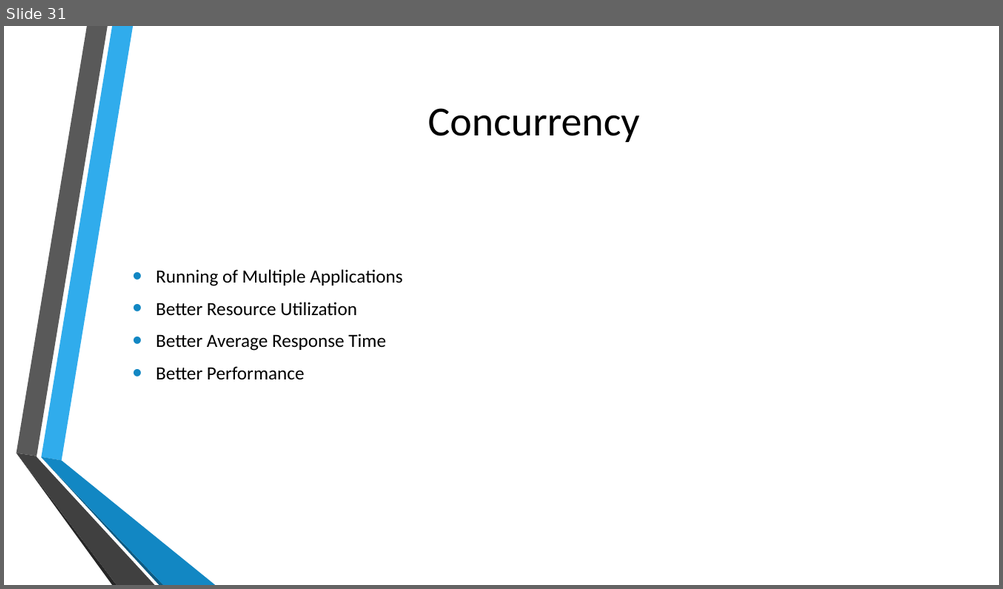
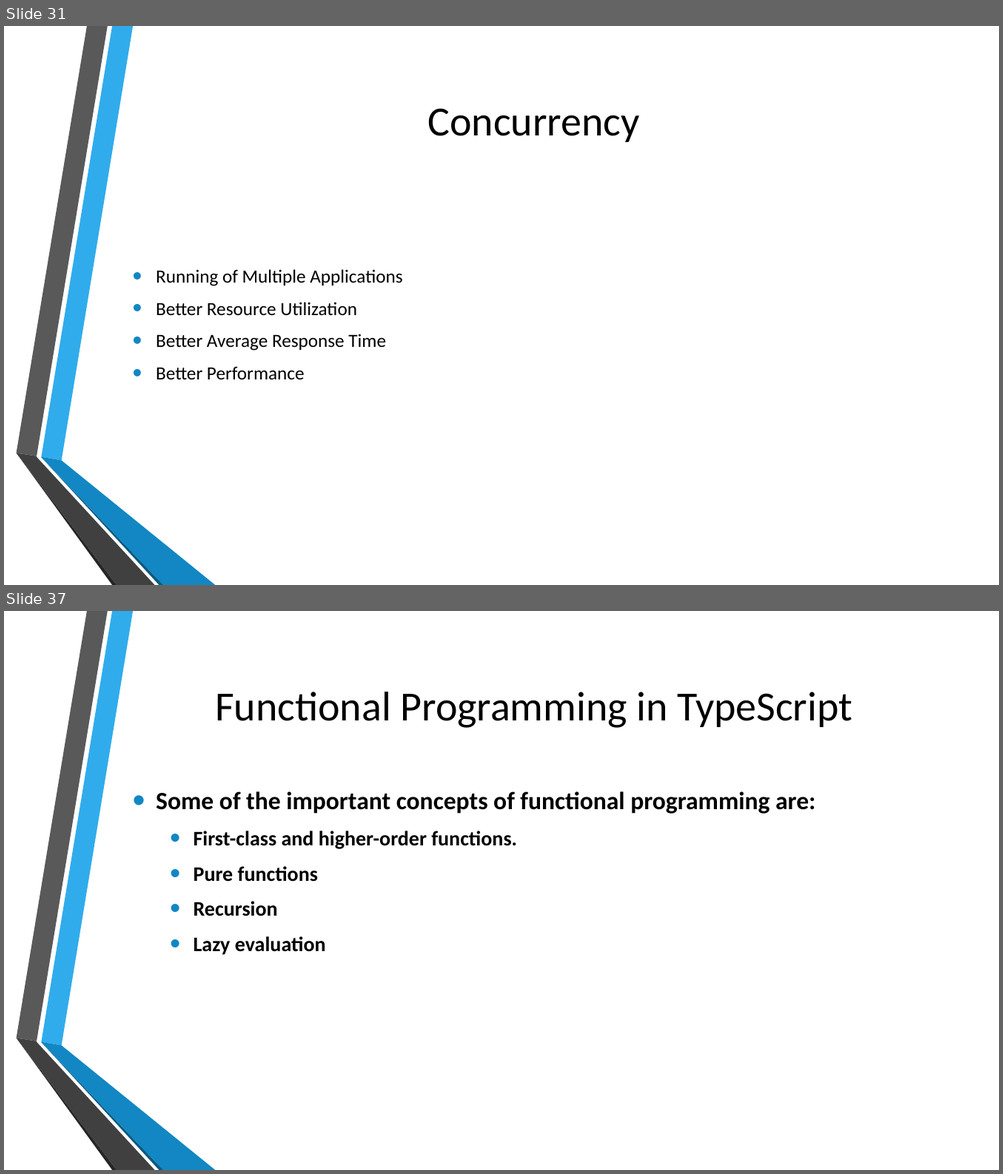
Before and after one commit to kalyank12/SoftwareParadigms, a slide deck: PPT/Group02-Component1.pptx. Shown one above the other, each under a label of ours: slide 31 before the commit, slides 31 and 37 after it; the slides between them are not shown. The pictures are 1003x589 and 1003x1174 pixels, drawn with LibreOffice and Linux fonts; fonts in the diff are those of the drawing; background and template pictures are left out. Boxes give left, top, right and bottom in pixels: in the first picture for what was removed or moved away, otherwise in the second. Text is boxed around its words. In the diff, an @@ line names an element or a change of style, - is before the commit and + after.

```diff
--- a/PPT/Group02-Component1.pptx
+++ b/PPT/Group02-Component1.pptx
@@ slide 37 added at box(4, 611, 999, 1170), background picture (left out); not listed: 6 template elements that a slide beside it also shows @@
@@ title added at box(215, 692, 852, 728), 40 pt, text #000000 @@
+Functional Programming in TypeScript
@@ text added at box(156, 792, 815, 955), 20 pt, text #000000, bold @@
+• Some of the important concepts of functional programming are:
+  • First-class and higher-order functions.
+  • Pure functions
+  • Recursion
+  • Lazy evaluation
```
Also in this commit, not shown: 3 slides changed, 6 other slides added.
